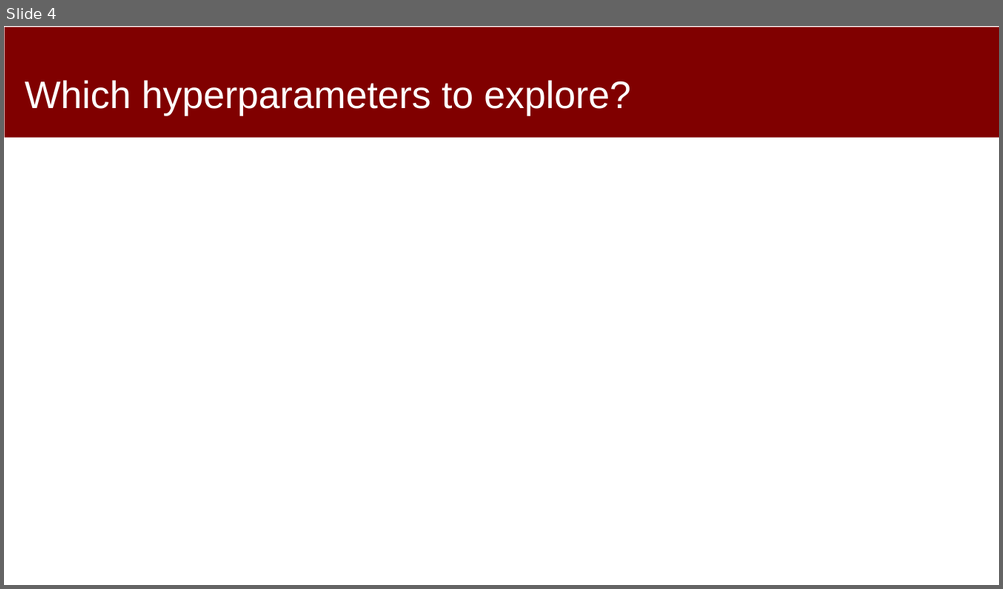
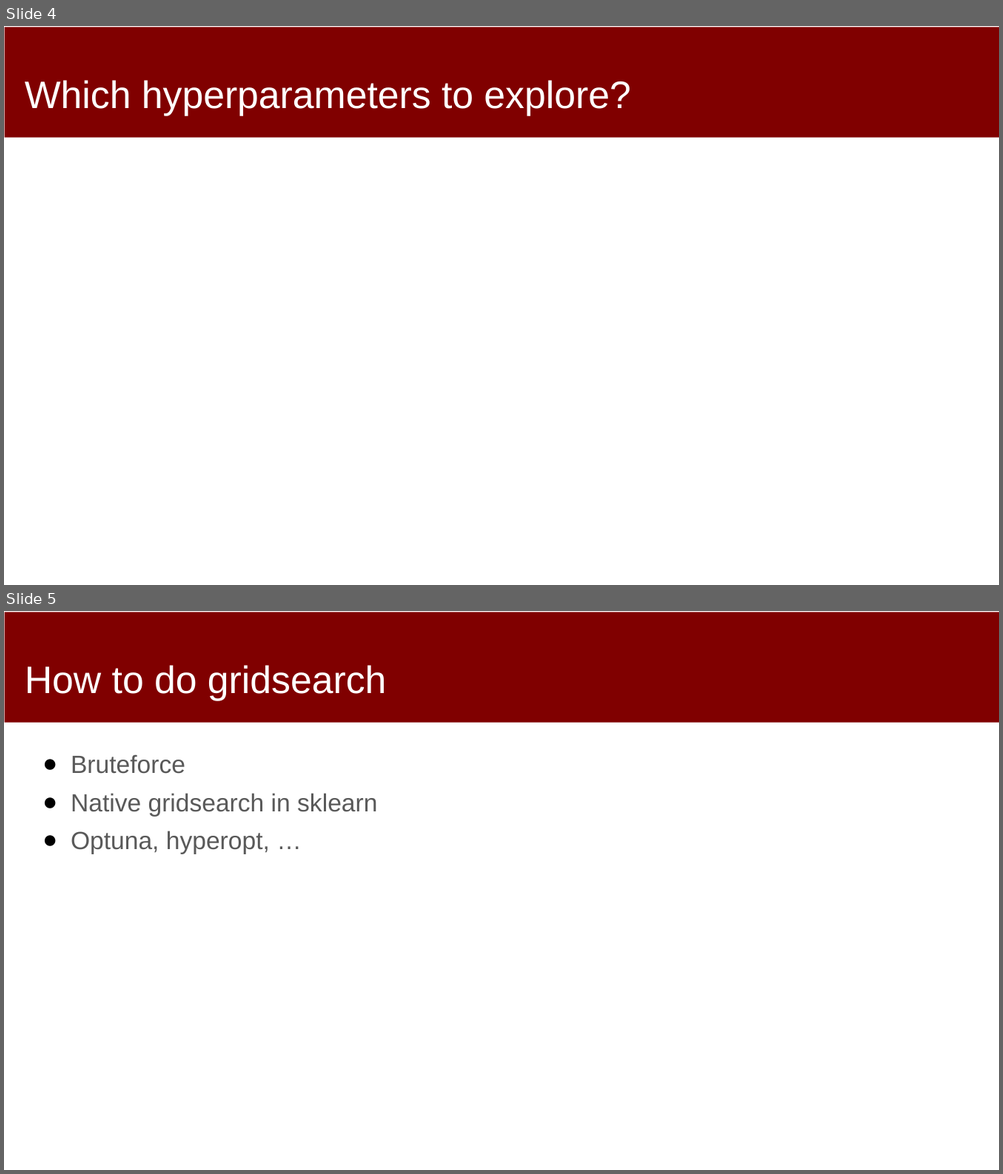
Before and after one commit to dssg/MLinPractice, a slide deck: Lectures/Lecture9-PracticalModeling-Hyperparameters.pptx. Shown one above the other, each under a label of ours: slide 4 before the commit, slides 4 and 5 after it. The pictures are 1003x589 and 1003x1174 pixels, drawn with LibreOffice and Linux fonts; fonts in the diff are those of the drawing. Boxes give left, top, right and bottom in pixels: in the first picture for what was removed or moved away, otherwise in the second. Text is boxed around its words. In the diff, an @@ line names an element or a change of style, - is before the commit and + after.

```diff
--- a/Lectures/Lecture9-PracticalModeling-Hyperparameters.pptx
+++ b/Lectures/Lecture9-PracticalModeling-Hyperparameters.pptx
@@ slide 5 added at bbox=[4, 611, 999, 1170], background #FFFFFF; not listed: 1 template element that a slide beside it also shows @@
@@ title added at bbox=[25, 665, 386, 701], 37 pt, text #FFFFFF @@
+How to do gridsearch
@@ text added at bbox=[71, 755, 377, 854], 24 pt, text #595959 @@
+● Bruteforce
+● Native gridsearch in sklearn
+● Optuna, hyperopt, …
```
Also in this commit, not shown: 3 slides changed, 1 other file.
